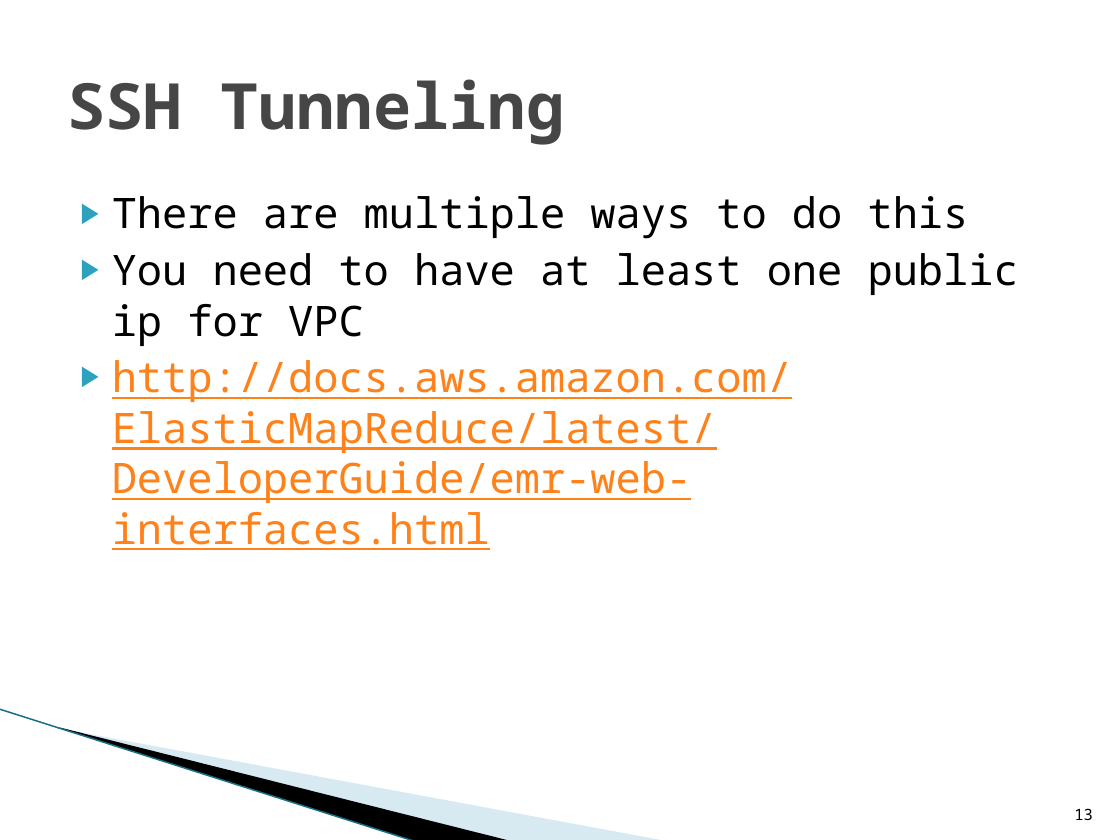
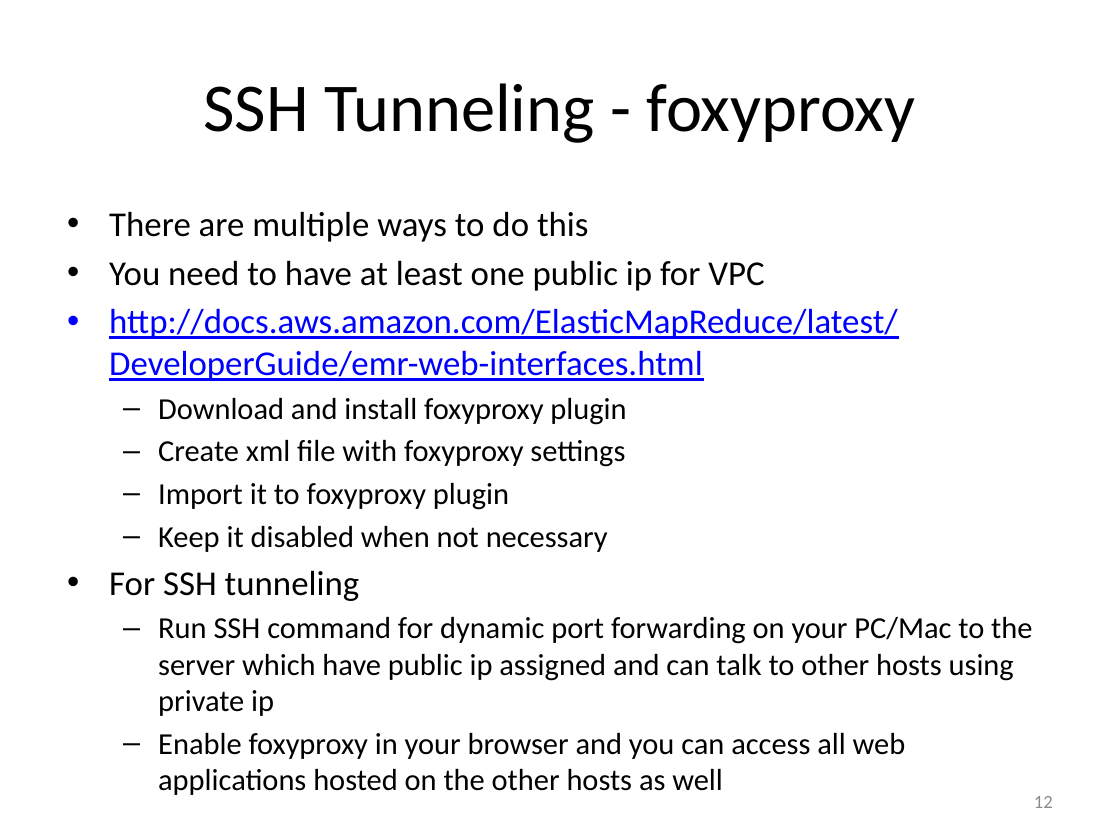
Before and after one commit to dgadiraju/code, a slide deck: slide 12 of hadoop/administration/cloudera/ppts/02AmazonWebServices.pptx (slide 13 before the commit). Drawn at 1120x840 pixels with LibreOffice and Linux fonts; fonts in the diff are those of the drawing; background and template pictures are left out. Boxes give left, top, right and bottom in pixels: in the first picture for what was removed or moved away, otherwise in the second. Text is boxed around its words. In the diff, an @@ line names an element or a change of style, - is before the commit and + after.

```diff
--- a/hadoop/administration/cloudera/ppts/02AmazonWebServices.pptx
+++ b/hadoop/administration/cloudera/ppts/02AmazonWebServices.pptx
@@ title at bbox=[203, 83, 916, 143]: text changed; size 41 to 44 pt; font Noto Sans Mono to Calibri; text colour #464646 to #000000; bold off @@
-SSH Tunneling
+SSH Tunneling - foxyproxy
@@ text "There are multiple ways to ...": place and size @@
-text "There are multiple ways to ..." at bbox=[112, 196, 1019, 550]
+text "There are multiple ways to ..." at bbox=[109, 211, 1032, 759]
@@ text at bbox=[109, 211, 898, 381]: size 27 to 22.4 pt, font Noto Sans Mono to Calibri in "There are multiple ways to do this", "You need to have at least one ...", "http://docs.aws.amazon.com/ElasticMapReduce/latest/Developer ..."; text colour #FF8119 to #0000FF in "http://docs.aws.amazon.com/ElasticMapReduce/latest/Developer ..."; bullet ▶ to • @@
@@ text at bbox=[109, 398, 1032, 759]: paragraphs added @@
+  – Download and install foxyproxy plugin
+  – Create xml file with foxyproxy settings
+  – Import it to foxyproxy plugin
+  – Keep it disabled when not necessary
+• For SSH tunneling
+  – Run SSH command for dynamic port forwarding on your PC/Mac to the server which have public ip assigned and can talk to other hosts using private ip
+  – Enable foxyproxy in your browser and you can access all web applications hosted on the other hosts as well
@@ freeform shape removed at bbox=[87, 613, 553, 790] @@
@@ freeform shape removed at bbox=[0, 709, 459, 812] @@
@@ line removed from (0, 709) to (416, 840) @@
@@ page number added at bbox=[1034, 796, 1053, 808], 12 pt, text #8C8C8C @@
+12
@@ page number removed at bbox=[1074, 808, 1093, 820] @@
-13
```
Also in this commit, not shown: 16 other slides changed, 3 slides added, 1 slide removed, 25 other files.
